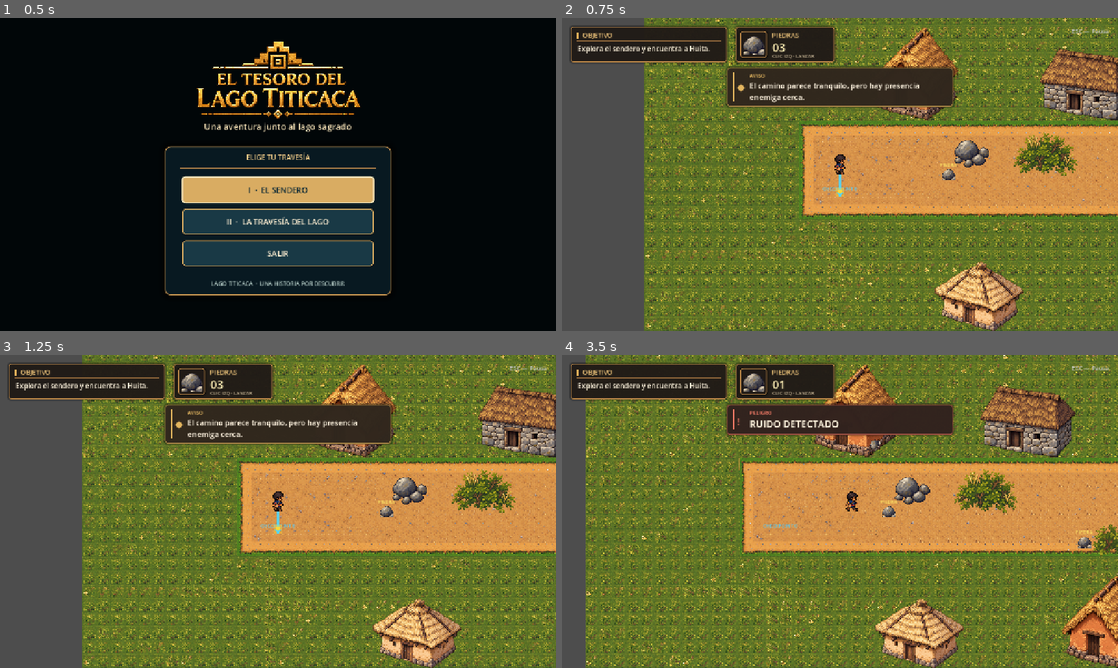
Above: before the commit, frames 1-4 (two rows, left to right).
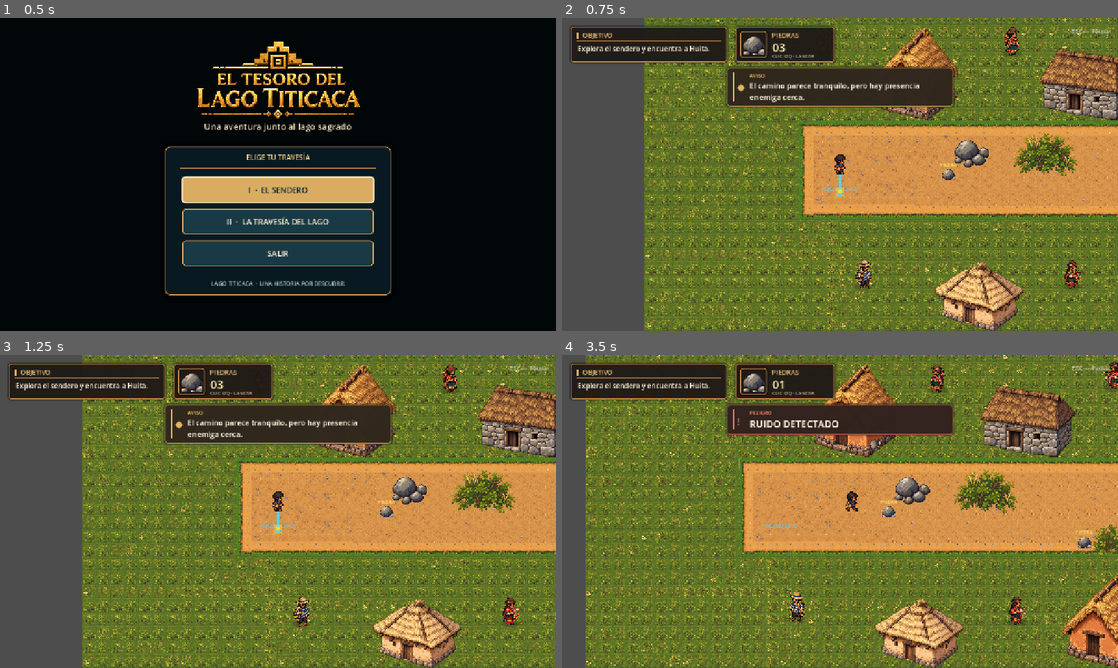
Above: after the commit, the same moments.

Repository: JHAMILCALI/El-tesoro-del-lago-titicaca-Game
Game: Godot game, scene res://scenes/main/MainMenu.tscn
Same seed, same stepped clock (60 frames per second), same inputs: the game is played once before the commit and once after it. Video files are missing from this copy of the repository; at most half a second of black plays in their place. Sound files missing from this copy of the repository are replaced by a short silence.
Inputs (mouse positions are in pixels of both pictures, inside the frame that each line leads up to):
- Up to frame 1 (0.5 s): no input
- Up to frame 2 (0.75 s): click "I · EL SENDERO" at 0.5 s
- Up to frame 3 (1.25 s): no input
- Up to frame 4 (3.5 s): tap Enter (ui_accept) at 1.25, 1.52 s; move the mouse to (962, 495) at 1.27 s; hold D (move_right) 1.28-2 s; hold E (interact) 1.28-2 s; click (962, 495) at 1.42 s; tap Shift (run) at 1.55, 3.05 s; drag from (728, 527) to (1034, 511) at 2.02 s; move the mouse to (895, 442) at 2.77 s; hold D (move_right) from 2.78 s (still down); hold E (interact) from 2.78 s (still down); click (895, 442) at 2.92 s

Frame 1 is identical in both runs. In frame 2, 0.5% of the frame differs, in the area x 52-94%, y 2-87%; in frame 3, 0.5%; in frame 4, 0.7%, in the area x 40-100%, y 2-87%.

Commit message:
feat: poblar nivel uno con vecinos andinos

Diff:
--- /dev/null
+++ b/scenes/characters/LocalVillager.tscn
@@ -0,0 +1,15 @@
+[gd_scene load_steps=2 format=3]
+
+[ext_resource type="Script" path="res://scripts/local_villager.gd" id="1_villager"]
+
+[node name="LocalVillager" type="Node2D"]
+script = ExtResource("1_villager")
+
+[node name="Shadow" type="Polygon2D" parent="."]
+color = Color(0.12, 0.12, 0.08, 0.24)
+polygon = PackedVector2Array(-23, -2, -19, -7, -10, -10, 10, -10, 19, -7, 23, -2, 19, 3, 10, 6, -10, 6, -19, 3)
+
+[node name="Sprite2D" type="Sprite2D" parent="."]
+texture_filter = 1
+offset = Vector2(0, -515)
+scale = Vector2(0.06, 0.06)
--- a/scenes/levels/Level01Village.tscn
+++ b/scenes/levels/Level01Village.tscn
@@ -1,8 +1,13 @@
-[gd_scene load_steps=4 format=3]
+[gd_scene load_steps=9 format=3]
 
 [ext_resource type="Texture2D" path="res://assets/tiles/level01_house_adobe.png" id="1_adobe"]
 [ext_resource type="Texture2D" path="res://assets/tiles/level01_house_stone.png" id="2_stone"]
 [ext_resource type="Texture2D" path="res://assets/tiles/level01_house_round.png" id="3_round"]
+[ext_resource type="PackedScene" path="res://scenes/characters/LocalVillager.tscn" id="4_villager"]
+[ext_resource type="Texture2D" path="res://assets/sprites/npc_amauta.png" id="5_amauta"]
+[ext_resource type="Texture2D" path="res://assets/sprites/npc_weaver.png" id="6_weaver"]
+[ext_resource type="Texture2D" path="res://assets/sprites/npc_fisher.png" id="7_fisher"]
+[ext_resource type="Texture2D" path="res://assets/sprites/npc_mother.png" id="8_mother"]
 
 [node name="Level01Village" type="Node2D"]
 
@@ -97,3 +102,85 @@
 position = Vector2(3070, 720)
 offset = Vector2(0, -106)
 texture = ExtResource("1_adobe")
+
+[node name="LocalVillagers" type="Node2D" parent="."]
+z_index = 1
+
+[node name="AmautaWest" parent="LocalVillagers" instance=ExtResource("4_villager")]
+position = Vector2(115, 83)
+appearance = ExtResource("5_amauta")
+activity = 3
+
+[node name="MotherWest" parent="LocalVillagers" instance=ExtResource("4_villager")]
+position = Vector2(545, 84)
+appearance = ExtResource("8_mother")
+
+[node name="WeaverNorth" parent="LocalVillagers" instance=ExtResource("4_villager")]
+position = Vector2(935, 82)
+appearance = ExtResource("6_weaver")
+activity = 1
+
+[node name="FisherNorth" parent="LocalVillagers" instance=ExtResource("4_villager")]
+position = Vector2(1320, 82)
+appearance = ExtResource("7_fisher")
+activity = 2
+
+[node name="AmautaEast" parent="LocalVillagers" instance=ExtResource("4_villager")]
+position = Vector2(2120, 84)
+appearance = ExtResource("5_amauta")
+activity = 3
+
+[node name="MotherEast" parent="LocalVillagers" instance=ExtResource("4_villager")]
+position = Vector2(2590, 82)
+appearance = ExtResource("8_mother")
+
+[node name="FisherLakeside" parent="LocalVillagers" instance=ExtResource("4_villager")]
+position = Vector2(3240, 84)
+appearance = ExtResource("7_fisher")
+activity = 2
+
+[node name="FisherSouthWest" parent="LocalVillagers" instance=ExtResource("4_villager")]
+position = Vector2(205, 620)
+appearance = ExtResource("7_fisher")
+grass_side = 1
+activity = 2
+
+[node name="WeaverWest" parent="LocalVillagers" instance=ExtResource("4_villager")]
+position = Vector2(685, 620)
+appearance = ExtResource("6_weaver")
+grass_side = 1
+activity = 1
+
+[node name="MotherSouth" parent="LocalVillagers" instance=ExtResource("4_villager")]
+position = Vector2(1095, 620)
+appearance = ExtResource("8_mother")
+grass_side = 1
+
+[node name="AmautaCenter" parent="LocalVillagers" instance=ExtResource("4_villager")]
+position = Vector2(1550, 620)
+appearance = ExtResource("5_amauta")
+grass_side = 1
+activity = 3
+
+[node name="FisherSouthEast" parent="LocalVillagers" instance=ExtResource("4_villager")]
+position = Vector2(2010, 620)
+appearance = ExtResource("7_fisher")
+grass_side = 1
+activity = 2
+
+[node name="WeaverEast" parent="LocalVillagers" instance=ExtResource("4_villager")]
+position = Vector2(2425, 620)
+appearance = ExtResource("6_weaver")
+grass_side = 1
+activity = 1
+
+[node name="MotherFarEast" parent="LocalVillagers" instance=ExtResource("4_villager")]
+position = Vector2(2840, 620)
+appearance = ExtResource("8_mother")
+grass_side = 1
+
+[node name="AmautaFarEast" parent="LocalVillagers" instance=ExtResource("4_villager")]
+position = Vector2(3300, 620)
+appearance = ExtResource("5_amauta")
+grass_side = 1
+activity = 3
--- /dev/null
+++ b/scripts/local_villager.gd
@@ -0,0 +1,87 @@
+extends Node2D
+class_name LocalVillager
+
+enum Activity { WALK, WEAVE, FISH, REST }
+enum GrassSide { NORTH, SOUTH }
+
+@export var appearance: Texture2D
+@export var activity: Activity = Activity.WALK
+@export var grass_side: GrassSide = GrassSide.NORTH
+@export var walk_speed: float = 22.0
+@export var wander_radius: float = 38.0
+@export var spanish_clearance: float = 205.0
+
+var home: Vector2
+var destination: Vector2
+var pause_remaining: float = 0.0
+var motion_time: float = 0.0
+var rng := RandomNumberGenerator.new()
+
+@onready var sprite: Sprite2D = $Sprite2D
+
+func _ready() -> void:
+	add_to_group("local_villagers")
+	home = global_position
+	rng.seed = int(absf(home.x * 37.0 + home.y * 101.0)) + 1
+	pause_remaining = rng.randf_range(0.5, 2.5)
+	destination = _on_grass(home + Vector2(rng.randf_range(-wander_radius, wander_radius), rng.randf_range(-13.0, 13.0)))
+	sprite.texture = appearance
+
+func _physics_process(delta: float) -> void:
+	motion_time += delta
+	var nearest_spanish := _nearest_active_spanish()
+	if nearest_spanish != null and global_position.distance_to(nearest_spanish.global_position) < spanish_clearance:
+		var away := global_position - nearest_spanish.global_position
+		if away.length_squared() < 0.01:
+			away = Vector2.UP if grass_side == GrassSide.NORTH else Vector2.DOWN
+		var retreat := global_position + away.normalized() * walk_speed * 1.8 * delta
+		global_position = _on_grass(retreat)
+		destination = global_position
+		pause_remaining = 0.8
+		_animate(true)
+		return
+
+	if pause_remaining > 0.0:
+		pause_remaining -= delta
+		_animate(false)
+		return
+
+	if global_position.distance_to(destination) <= 3.0:
+		pause_remaining = rng.randf_range(1.8, 4.0) if activity == Activity.WALK else rng.randf_range(3.5, 6.0)
+		var offset := Vector2(rng.randf_range(-wander_radius, wander_radius), rng.randf_range(-13.0, 13.0))
+		destination = _on_grass(home + offset)
+		_animate(false)
+		return
+
+	var next_position := global_position.move_toward(destination, walk_speed * delta)
+	global_position = _on_grass(next_position)
+	sprite.flip_h = destination.x < global_position.x
+	_animate(true)
+
+func _on_grass(point: Vector2) -> Vector2:
+	var y_min := 35.0 if grass_side == GrassSide.NORTH else 585.0
+	var y_max := 95.0 if grass_side == GrassSide.NORTH else 655.0
+	return Vector2(clampf(point.x, home.x - wander_radius, home.x + wander_radius), clampf(point.y, y_min, y_max))
+
+func _nearest_active_spanish() -> SpanishPatrol:
+	var nearest: SpanishPatrol = null
+	var nearest_distance := INF
+	for node in get_tree().get_nodes_in_group("enemies"):
+		if node is SpanishPatrol and node.current_state != SpanishPatrol.State.UNCONSCIOUS:
+			var distance := global_position.distance_squared_to(node.global_position)
+			if distance < nearest_distance:
+				nearest_distance = distance
+				nearest = node
+	return nearest
+
+func _animate(walking: bool) -> void:
+	var bob := sin(motion_time * 9.0) * 2.0 if walking else 0.0
+	if not walking and activity != Activity.REST:
+		bob = sin(motion_time * 2.2) * 0.8
+	sprite.position.y = -1.0 + bob
+	if activity == Activity.WEAVE and not walking:
+		sprite.rotation = sin(motion_time * 3.0) * 0.018
+	elif activity == Activity.FISH and not walking:
+		sprite.rotation = sin(motion_time * 1.5) * 0.012
+	else:
+		sprite.rotation = 0.0
--- /dev/null
+++ b/tests/test_level01_villagers.gd
@@ -0,0 +1,69 @@
+extends SceneTree
+
+var failures := 0
+
+func _initialize() -> void:
+	call_deferred("run_checks")
+
+func check(condition: bool, message: String) -> void:
+	if not condition:
+		failures += 1
+		push_error(message)
+
+func run_checks() -> void:
+	check(change_scene_to_file("res://scenes/levels/Level01_Convoy.tscn") == OK, "Could not load level 1")
+	await process_frame
+	await process_frame
+	var level := current_scene
+	if level == null:
+		quit(1)
+		return
+	var villagers := get_nodes_in_group("local_villagers")
+	check(villagers.size() >= 12, "The village needs people along both sides of the path")
+	var appearances := {}
+	for node in villagers:
+		var villager: LocalVillager = node
+		check(villager.appearance != null and villager.sprite.texture != null, "A villager has no sprite")
+		check(not villager.is_in_group("enemies"), "Civilians must not be enemies")
+		check(villager.get_node_or_null("CollisionShape2D") == null, "Civilians must not block movement")
+		check(_on_grass(villager), "A villager entered the main path")
+		appearances[villager.appearance.resource_path] = true
+	check(appearances.size() == 4, "The four distinct civilian sprites must be present")
+
+	var amauta: LocalVillager = level.get_node("Level01Village/LocalVillagers/AmautaWest")
+	var stone: Stone = load("res://scenes/objects/Stone.tscn").instantiate()
+	stone.set_process(false)
+	level.add_child(stone)
+	stone.global_position = amauta.global_position
+	check(not stone._try_direct_patrol_hit(), "A stone should not hit a civilian")
+	check(is_instance_valid(amauta) and amauta.is_inside_tree(), "A civilian disappeared after a stone passed")
+	stone.queue_free()
+
+	var patrol: SpanishPatrol = level.get_node("SpanishPatrol1")
+	patrol.set_physics_process(false)
+	var original_position := patrol.global_position
+	var mother: LocalVillager = level.get_node("Level01Village/LocalVillagers/MotherWest")
+	mother.set_physics_process(false)
+	patrol.global_position = Vector2(mother.global_position.x, 260.0)
+	var starting_distance := mother.global_position.distance_to(patrol.global_position)
+	mother._physics_process(1.0)
+	check(mother.global_position.distance_to(patrol.global_position) > starting_distance, "A civilian did not move away from a Spanish patrol")
+	check(_on_grass(mother), "Avoiding a patrol must not push civilians onto the path")
+	patrol.global_position = original_position
+
+	var start_position: Vector2 = level.get_node("Level01Village/LocalVillagers/WeaverWest").global_position
+	for node in villagers:
+		node.set_physics_process(false)
+	for tick in range(420):
+		for node in villagers:
+			node._physics_process(1.0 / 60.0)
+	check(level.get_node("Level01Village/LocalVillagers/WeaverWest").global_position.distance_to(start_position) > 3.0, "Village workers never walk between their tasks")
+	for node in villagers:
+		check(_on_grass(node), "A civilian left the grass")
+	print("LEVEL01_VILLAGERS_TESTS: ", failures, " failures")
+	quit(1 if failures else 0)
+
+func _on_grass(villager: LocalVillager) -> bool:
+	if villager.grass_side == LocalVillager.GrassSide.NORTH:
+		return villager.global_position.y >= 35.0 and villager.global_position.y <= 95.0
+	return villager.global_position.y >= 585.0 and villager.global_position.y <= 655.0
Binary file added: assets/sprites/npc_amauta.png
Not shown, added: assets/sprites/npc_amauta.png.import
Binary file added: assets/sprites/npc_fisher.png
Not shown, added: assets/sprites/npc_fisher.png.import
Binary file added: assets/sprites/npc_mother.png
Not shown, added: assets/sprites/npc_mother.png.import
Binary file added: assets/sprites/npc_weaver.png
Not shown, added: assets/sprites/npc_weaver.png.import
Not shown, added: scripts/local_villager.gd.uid
Not shown, added: tests/test_level01_villagers.gd.uid
Not shown, changed: web/index.html
Not shown, changed: web/index.pck
